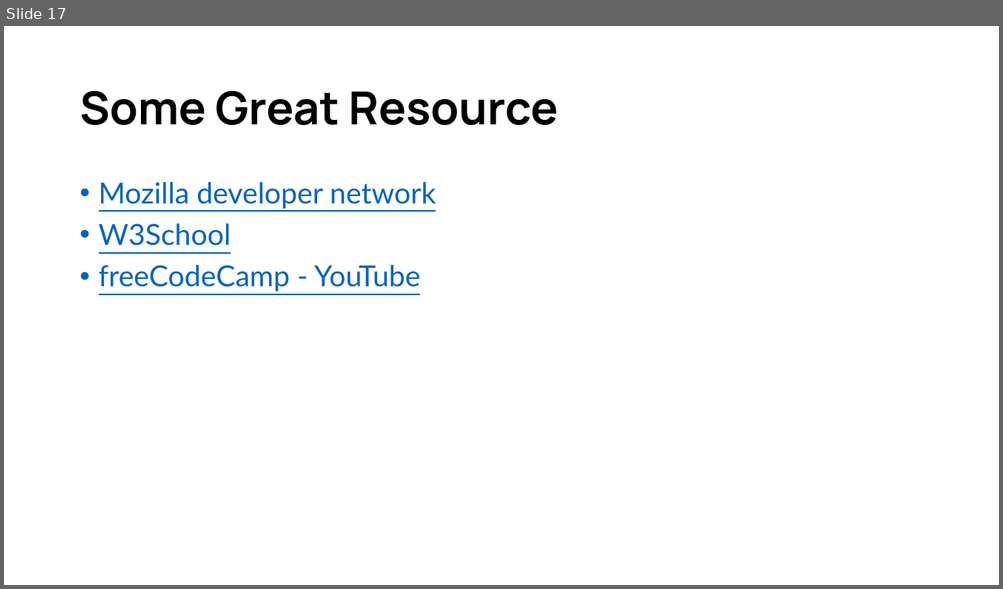
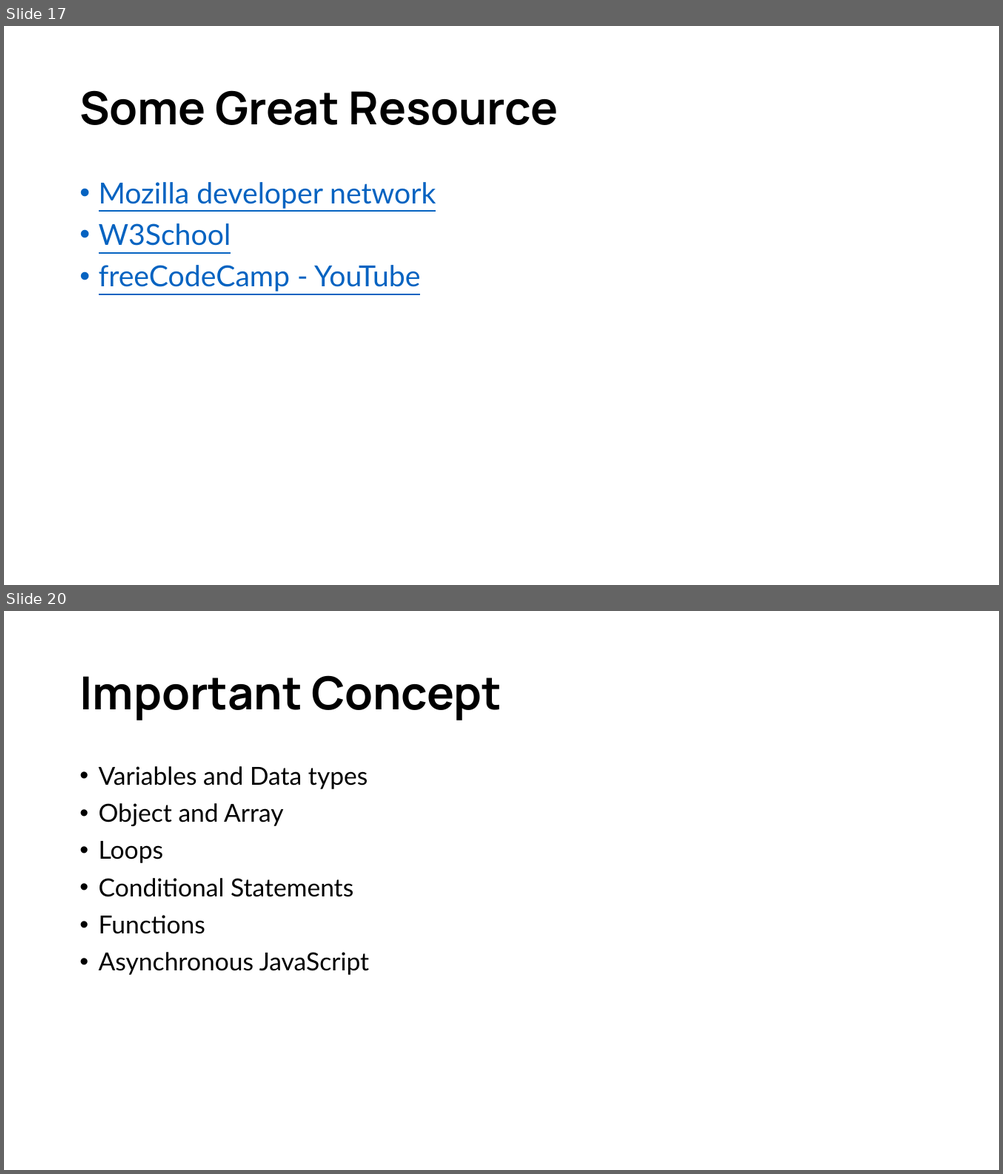
Before and after one commit to d33kshant/webdev-workshop, a slide deck: resources/workshop-presentation.pptx. Shown one above the other, each under a label of ours: slide 17 before the commit, slides 17 and 20 after it; the slides between them are not shown. The pictures are 1003x589 and 1003x1174 pixels, drawn with LibreOffice and Linux fonts; fonts in the diff are those of the drawing. Boxes give left, top, right and bottom in pixels: in the first picture for what was removed or moved away, otherwise in the second. Text is boxed around its words. In the diff, an @@ line names an element or a change of style, - is before the commit and + after.

```diff
--- a/resources/workshop-presentation.pptx
+++ b/resources/workshop-presentation.pptx
@@ slide 20 added at box(4, 611, 999, 1170), background #FFFFFF @@
@@ title added at box(79, 675, 501, 721), 44 pt, text #000000, bold @@
+Important Concept
@@ text added at box(99, 766, 369, 975), 24 pt, text #000000 @@
+• Variables and Data types
+• Object and Array
+• Loops
+• Conditional Statements
+• Functions
+• Asynchronous JavaScript
```
Also in this commit, not shown: 9 other slides added.
